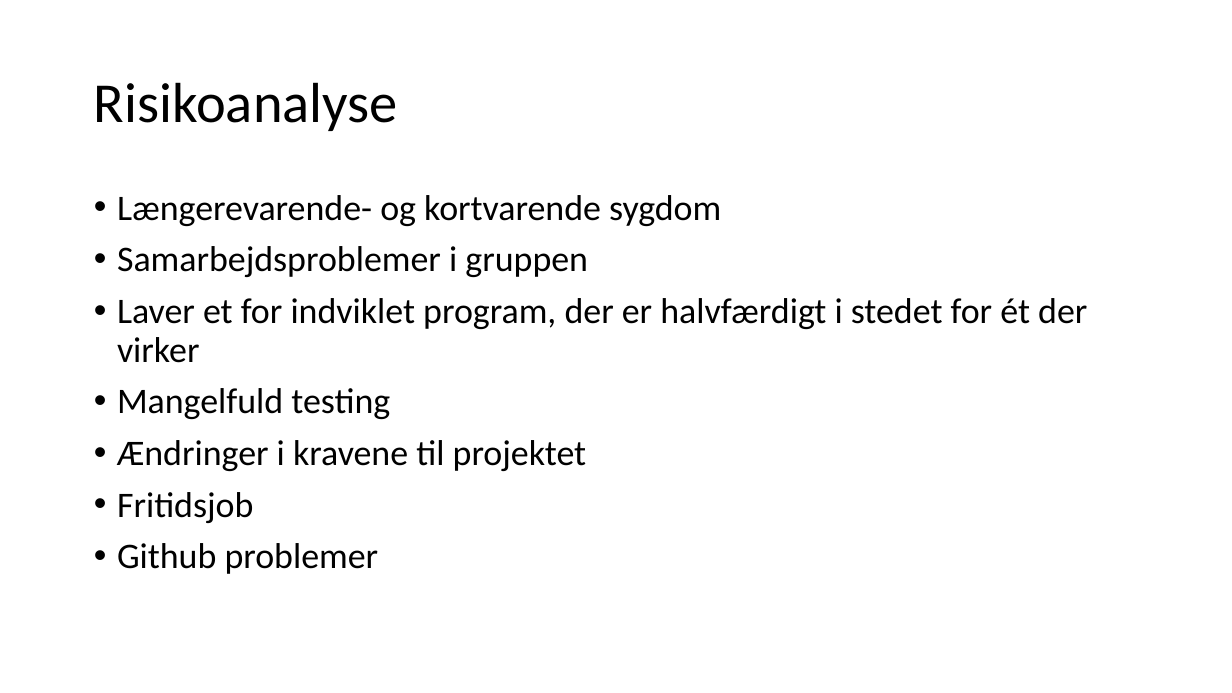
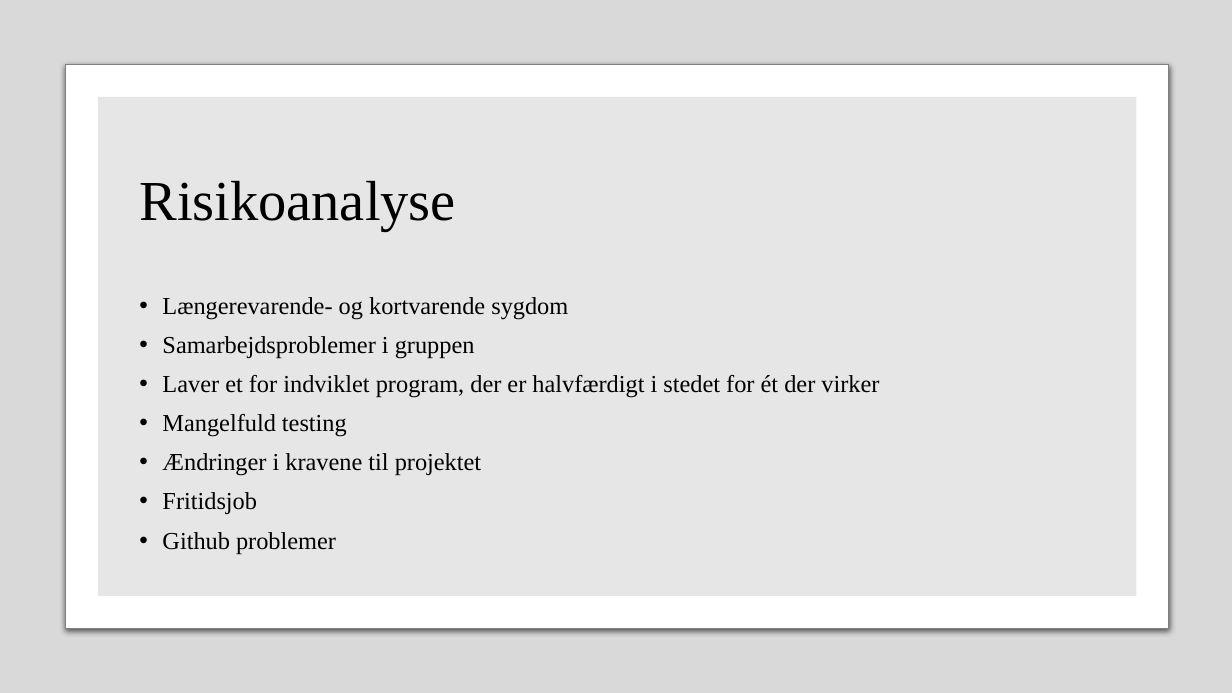
Before and after one commit to jakobmajiddd/Sv-mmeklubben-Delfinen, a slide deck: slide 4 of pppp.pptx. Drawn at 1232x693 pixels with LibreOffice and Linux fonts; fonts in the diff are those of the drawing. Boxes give left, top, right and bottom in pixels: in the first picture for what was removed or moved away, otherwise in the second. Text is boxed around its words. In the diff, an @@ line names an element or a change of style, - is before the commit and + after.

```diff
--- a/pppp.pptx
+++ b/pppp.pptx
@@ rectangle added at [0,0,1232,693], fill #000000 at 15% opacity @@
@@ rounded rectangle added at [66,65,1169,628], fill #FFFFFF, outline #808080 0.75 pt @@
@@ rectangle added at [98,97,1137,596], fill #E7E6E6 @@
@@ title "Risikoanalyse": place and size @@
-title "Risikoanalyse" at [94,82,398,131]
+title "Risikoanalyse" at [139,181,455,231]
@@ title "Risikoanalyse" at [139,181,455,231]: font Calibri to Times New Roman @@
@@ text "Længerevarende- og kortvarende sygdom": place and size @@
-text "Længerevarende- og kortvarende sygdom" at [117,195,1087,574]
+text "Længerevarende- og kortvarende sygdom" at [162,297,879,554]
@@ text "Længerevarende- og kortvarende sygdom" at [162,297,879,554]: size 28 to 19 pt, font Calibri to Times New Roman @@
```
Also in this commit, not shown: 4 other slides changed, 3 slides added, 3 slides removed.
